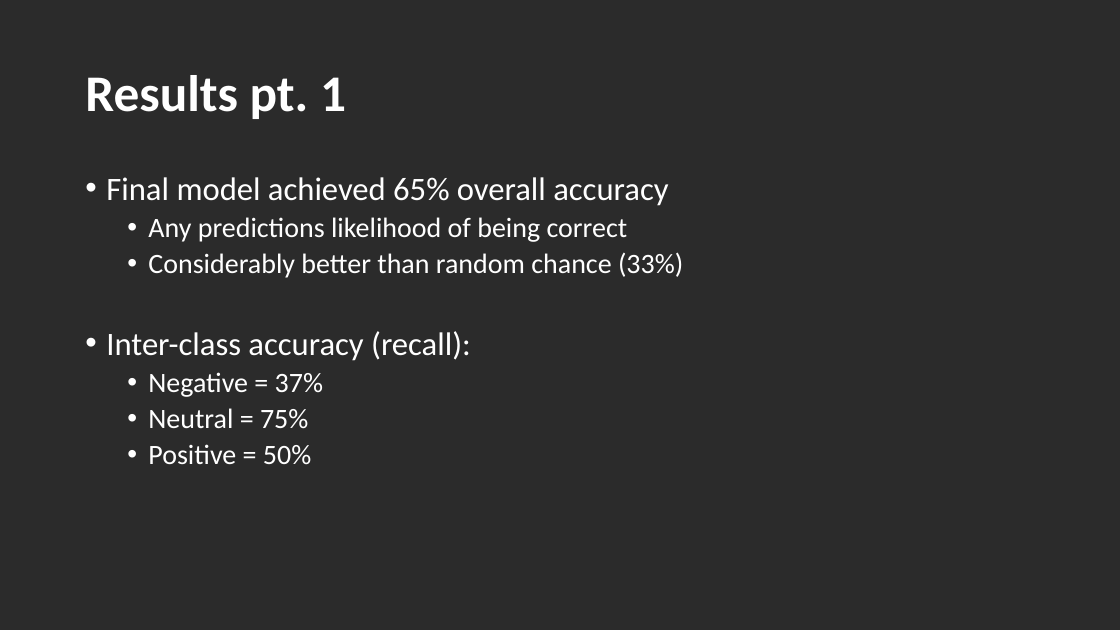
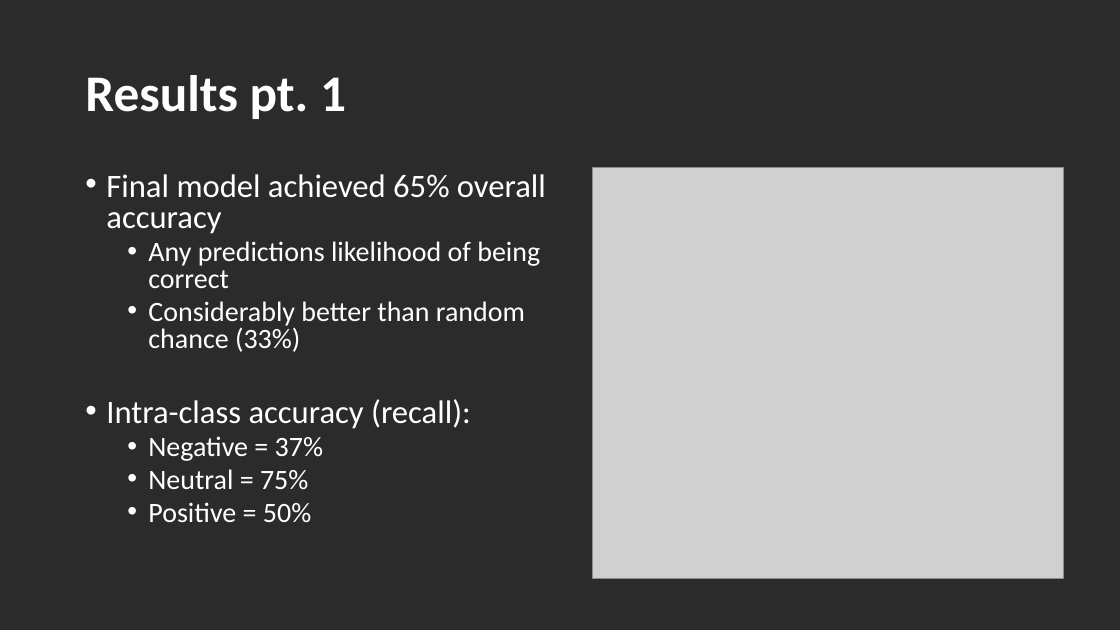
Before and after one commit to dfuller22/Mod4_Proj, a slide deck: slide 8 of Mod4_Exec_Sum.pptx (slide 5 before the commit). Drawn at 1120x630 pixels with LibreOffice and Linux fonts; fonts in the diff are those of the drawing; grey boxes stand for pictures; background and template pictures are left out; a plain dark background stands for a picture behind light text. Boxes give left, top, right and bottom in pixels: in the first picture for what was removed or moved away, otherwise in the second. Text is boxed around its words. In the diff, an @@ line names an element or a change of style, - is before the commit and + after.

Commit message:
Update post review
Added more visuals, tweaked models

```diff
--- a/Mod4_Exec_Sum.pptx
+++ b/Mod4_Exec_Sum.pptx
@@ text at box(106, 174, 546, 523): line spacing 0.9 to 0.8 @@
@@ picture added at box(592, 168, 1064, 579) @@
@@ text at box(106, 399, 471, 429): text changed @@
-• Inter-class accuracy (recall):
+• Intra-class accuracy (recall):
```
Also in this commit, not shown: 5 other slides changed, 3 slides added, 10 other files.
